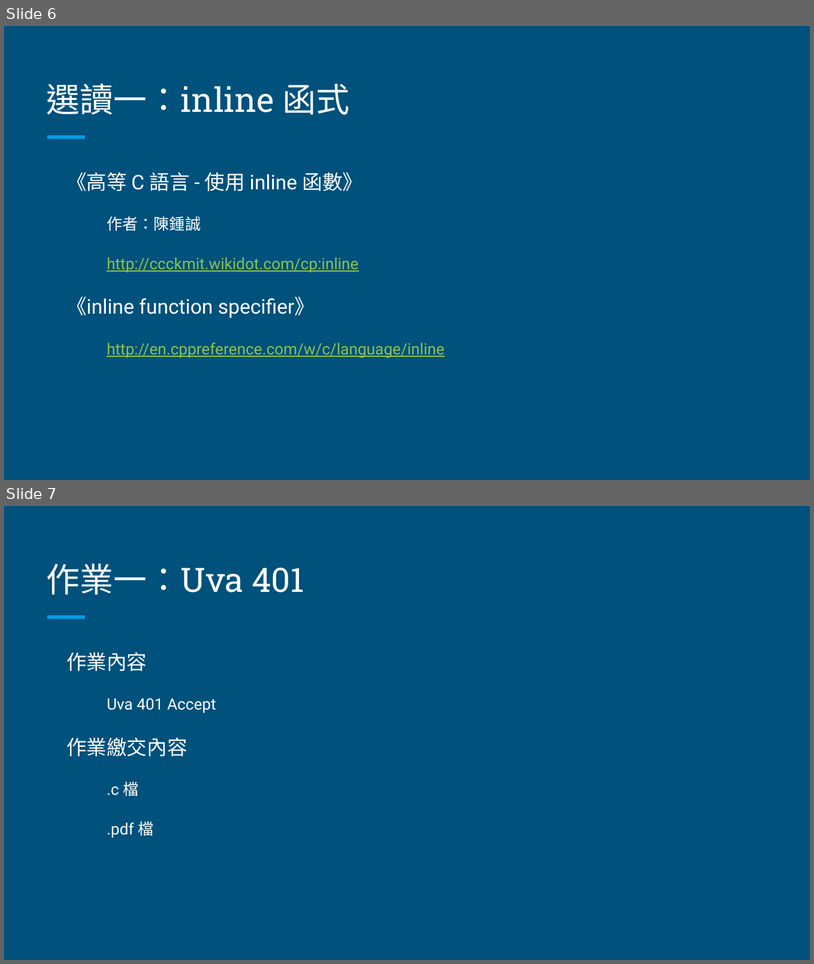
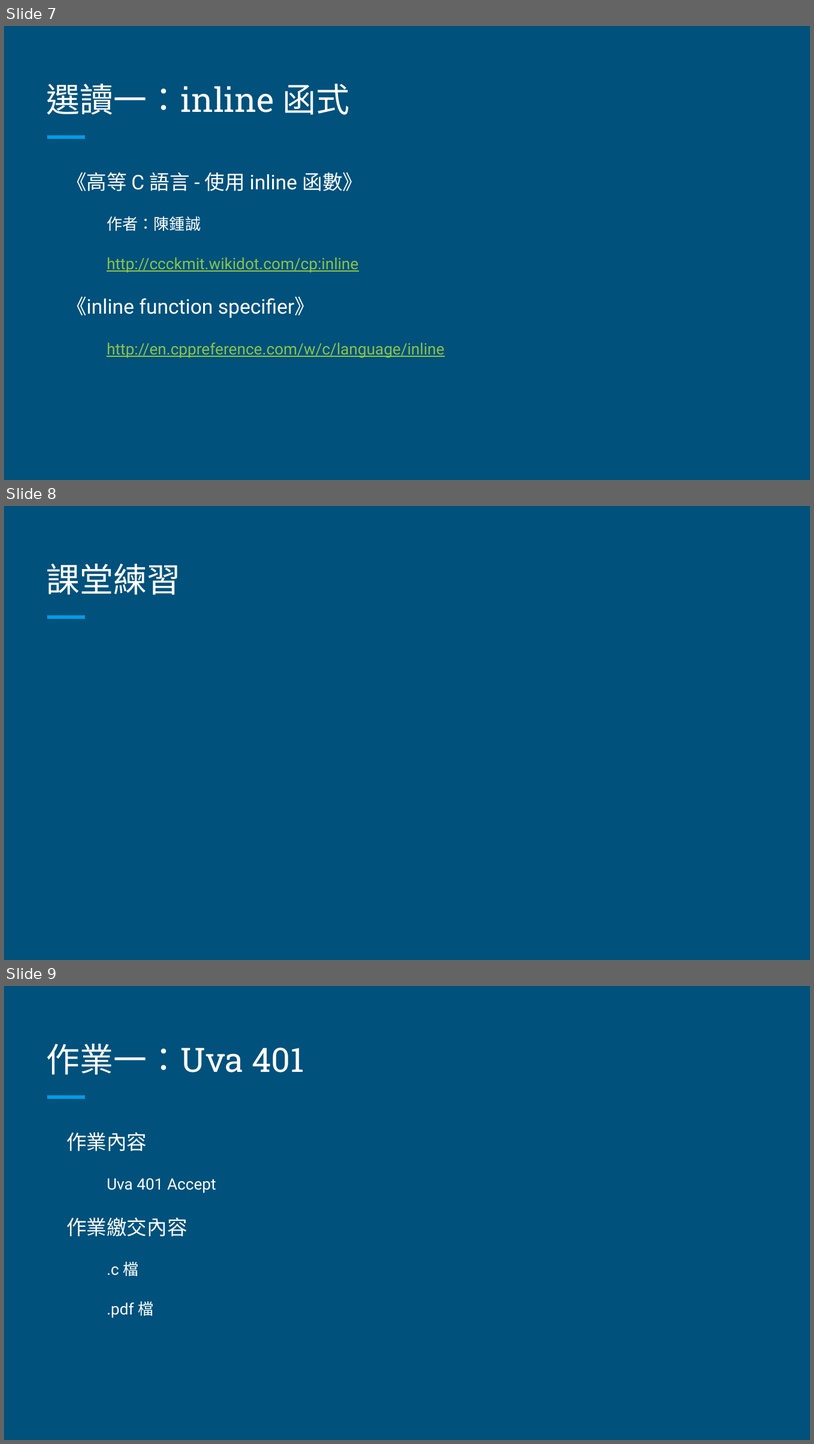
Before and after one commit to commProgramTAs/class, a slide deck: lab6/Lab 06 - 函式與遞迴.pptx. Shown one above the other, each under a label of ours: slides 6 and 7 before the commit, slides 7, 8 and 9 after it. The pictures are 814x964 and 814x1444 pixels, drawn with LibreOffice and Linux fonts; fonts in the diff are those of the drawing. Boxes give left, top, right and bottom in pixels: in the first picture for what was removed or moved away, otherwise in the second. Text is boxed around its words. In the diff, an @@ line names an element or a change of style, - is before the commit and + after.

```diff
--- a/lab6/Lab 06 - 函式與遞迴.pptx
+++ b/lab6/Lab 06 - 函式與遞迴.pptx
@@ slide 8 added at [4,506,810,960], background #00517C; not listed: 1 template element that a slide beside it also shows @@
@@ title added at [46,564,180,595], 30 pt, text #FFFFFF @@
+課堂練習
@@ what was slide 6 is now slide 7 @@
@@ what was slide 7 is now slide 9 @@
```
Also in this commit, not shown: 1 other slide added, 9 other files.
